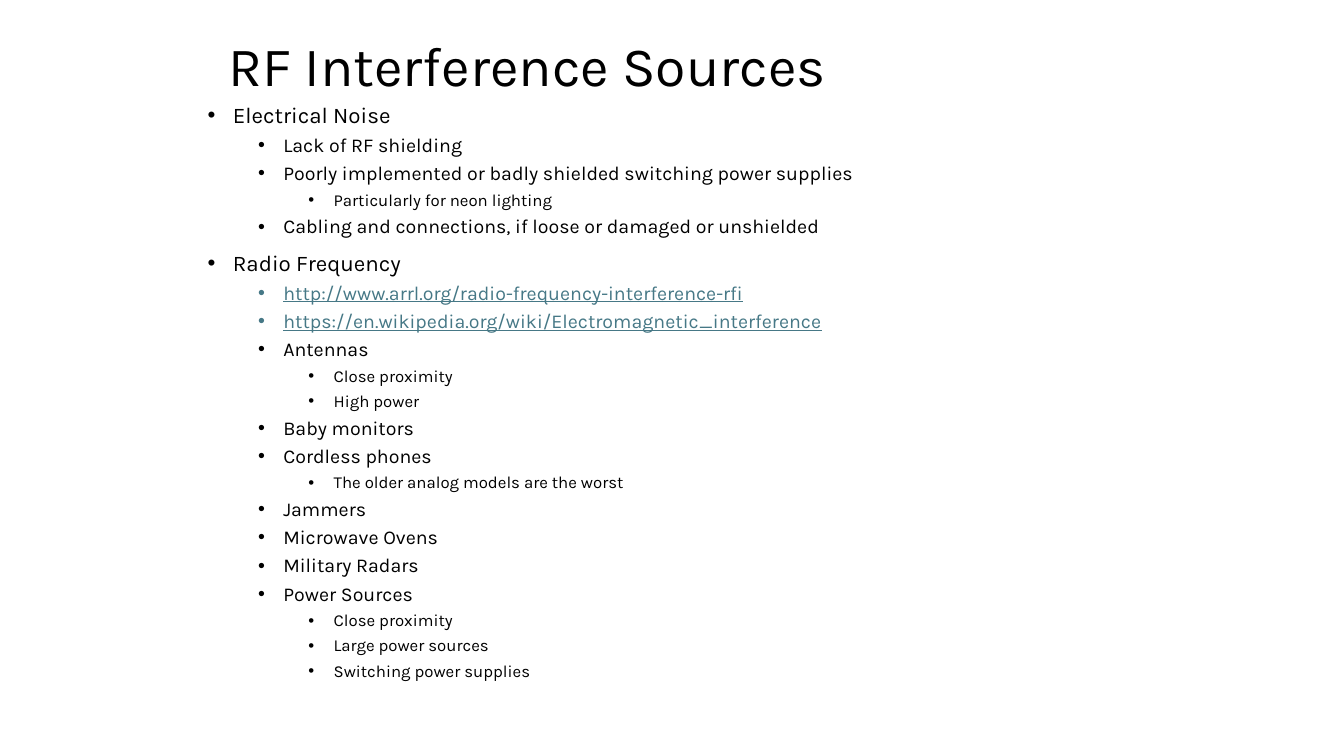
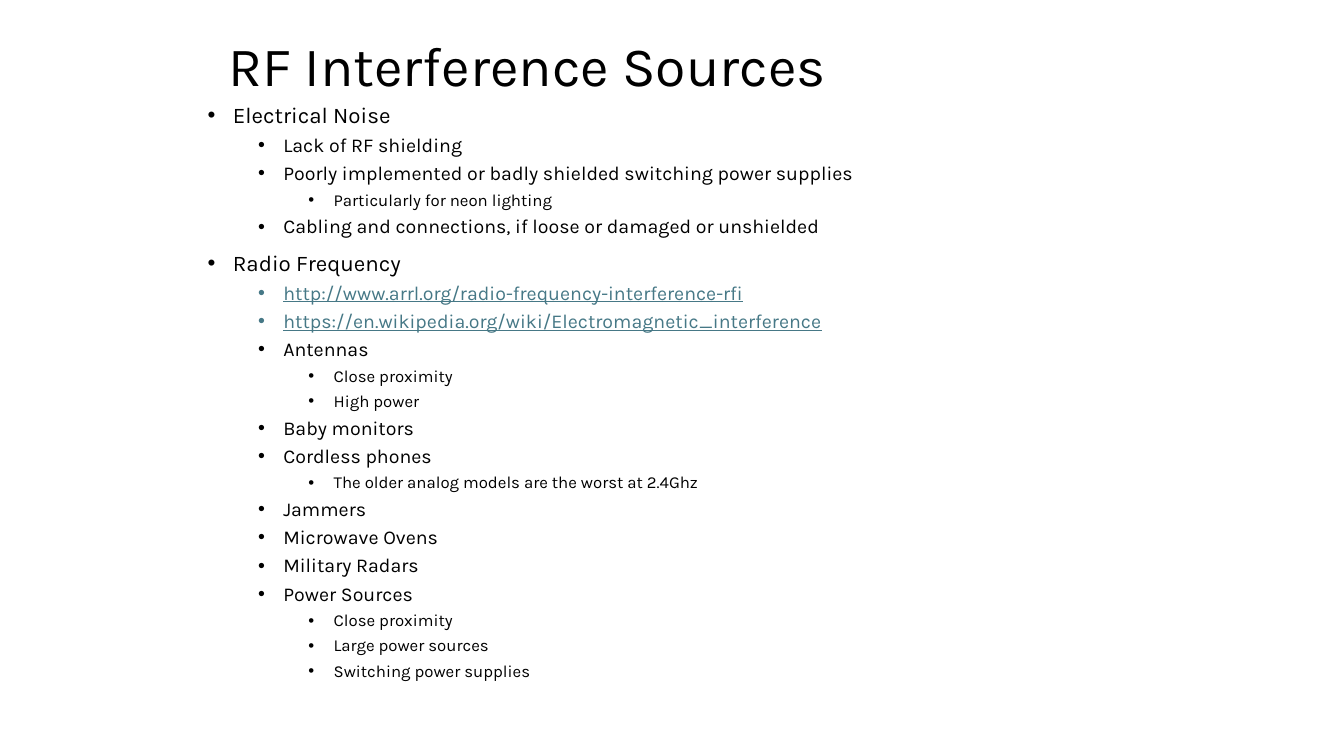
Before and after one commit to nprobert/AutoISAC-ACT-AdvWireless, a slide deck: slide 3 of D ACT AW - Interference.pptx. Drawn at 1344x756 pixels with LibreOffice and Linux fonts; fonts in the diff are those of the drawing. Boxes give left, top, right and bottom in pixels: in the first picture for what was removed or moved away, otherwise in the second. Text is boxed around its words. In the diff, an @@ line names an element or a change of style, - is before the commit and + after.

```diff
--- a/D ACT AW - Interference.pptx
+++ b/D ACT AW - Interference.pptx
@@ text at [334, 476, 698, 492]: text changed @@
-    • The older analog models are the worst
+    • The older analog models are the worst at 2.4Ghz
```
Also in this commit, not shown: 5 other files.
